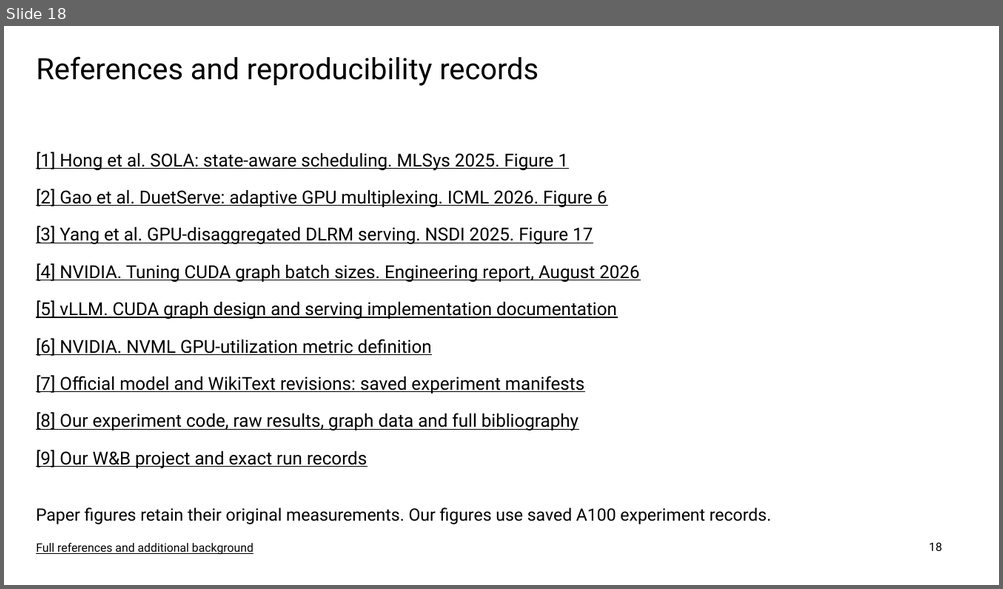
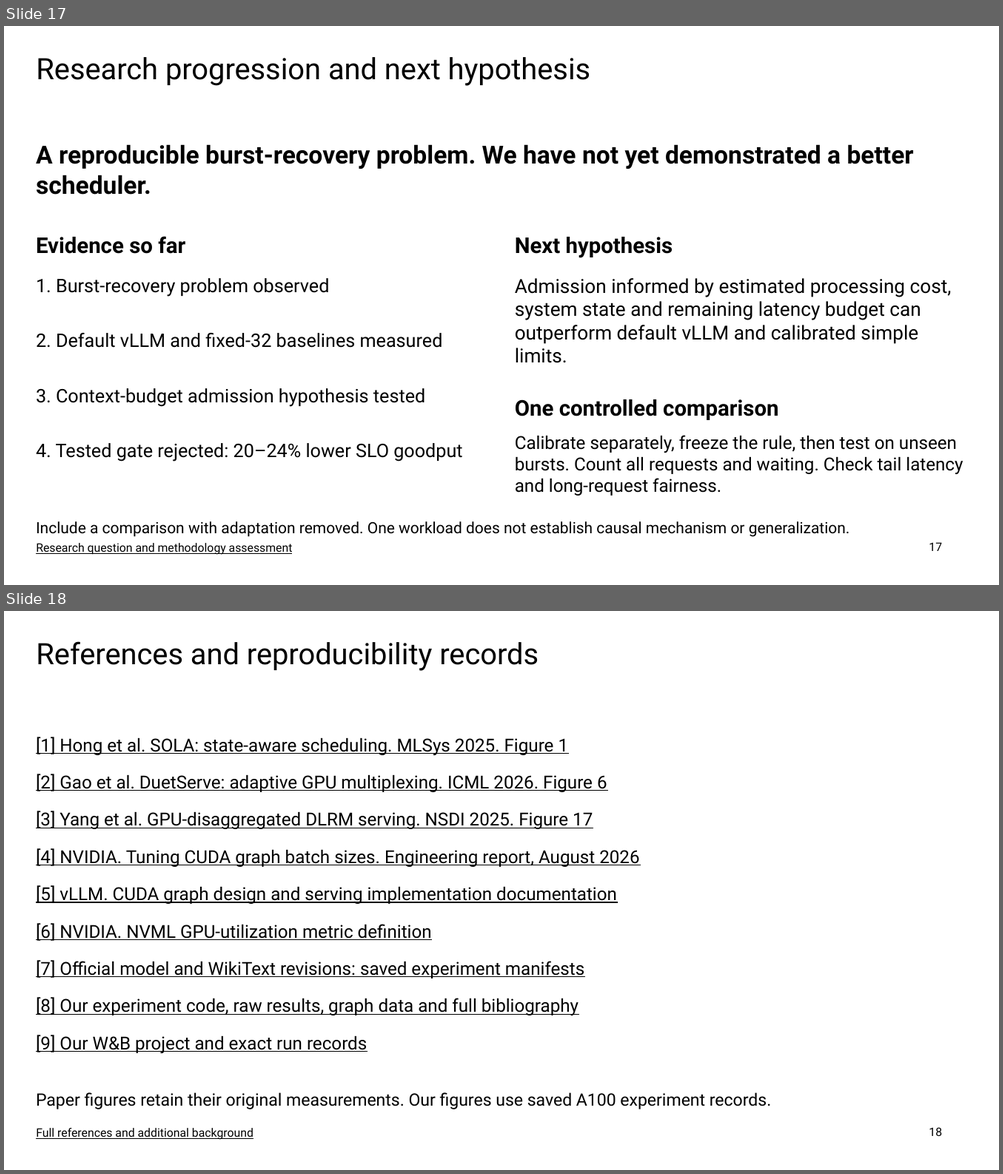
Before and after one commit to nileshsarkar-ai/Inference-Optimization, a slide deck: Inference_Optimization_Final.pptx. Shown one above the other, each under a label of ours: slide 18 before the commit, slides 17 and 18 after it. The pictures are 1003x589 and 1003x1174 pixels, drawn with LibreOffice and Linux fonts; fonts in the diff are those of the drawing. Boxes give left, top, right and bottom in pixels: in the first picture for what was removed or moved away, otherwise in the second. Text is boxed around its words. In the diff, an @@ line names an element or a change of style, - is before the commit and + after.

Commit message:
Frame the research question around SLO goodput and controlled progression

```diff
--- a/Inference_Optimization_Final.pptx
+++ b/Inference_Optimization_Final.pptx
@@ slide 17 added at box(4, 26, 999, 585), background #FFFFFF @@
@@ title added at box(36, 57, 591, 86), 28.5 pt, text #000000 @@
+Research progression and next hypothesis
@@ text added at box(36, 144, 913, 195), 24 pt, text #000000, bold @@
+A reproducible burst-recovery problem. We have not yet demonstrated a better scheduler.
@@ text added at box(36, 236, 185, 254), 21 pt, text #000000, bold @@
+Evidence so far
@@ text added at box(515, 237, 673, 258), 21 pt, text #000000, bold @@
+Next hypothesis
@@ text added at box(36, 278, 329, 297), 18 pt, text #000000 @@
+1. Burst-recovery problem observed
@@ text added at box(515, 278, 951, 363), 18.8 pt, text #000000 @@
+Admission informed by estimated processing cost, system state and remaining latency budget can outperform default vLLM and calibrated simple limits.
@@ text added at box(36, 333, 443, 348), 18 pt, text #000000 @@
+2. Default vLLM and fixed-32 baselines measured
@@ text added at box(36, 389, 425, 407), 18 pt, text #000000 @@
+3. Context-budget admission hypothesis tested
@@ text added at box(515, 400, 778, 420), 21 pt, text #000000, bold @@
+One controlled comparison
@@ text added at box(36, 443, 462, 462), 18 pt, text #000000 @@
+4. Tested gate rejected: 20–24% lower SLO goodput
@@ text added at box(515, 435, 962, 496), 17.2 pt, text #000000 @@
+Calibrate separately, freeze the rule, then test on unseen bursts. Count all requests and waiting. Check tail latency and long-request fairness.
@@ text added at box(36, 522, 850, 537), 15 pt, text #000000 @@
+Include a comparison with adaptation removed. One workload does not establish causal mechanism or generalization.
@@ text added at box(36, 543, 293, 555), 11.2 pt, text #000000, underline @@
+Research question and methodology assessment
@@ page number added at box(928, 543, 942, 551), 11.2 pt, text #000000 @@
+17
```
Also in this commit, not shown: 3 slides changed, 1 slide removed, 7 other files.
